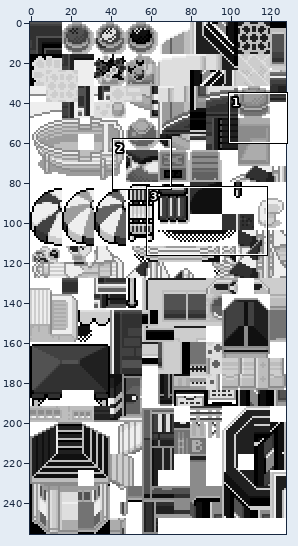
File history of a sprite sheet, data/tilesets/secondary/limani/tiles.png. Above, an overview of the earlier version with the close-up marked.
Close-up. Before:
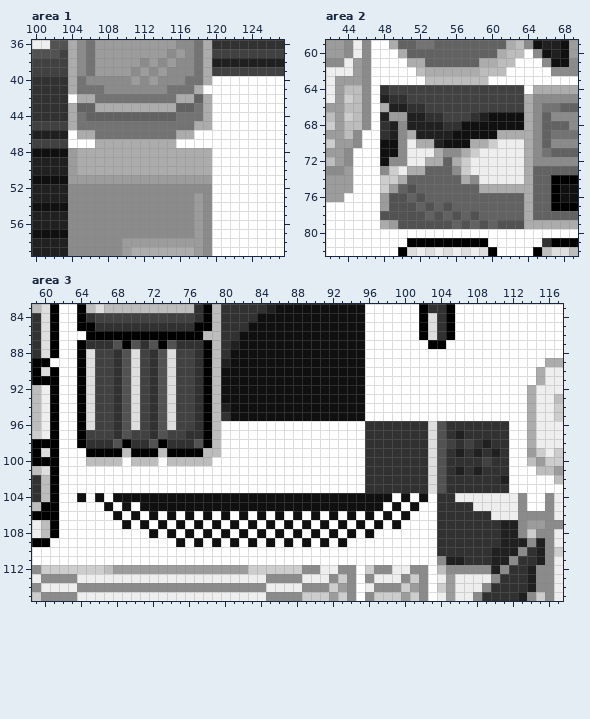
The file is 128x256 pixels. Shown: area 1: x 100..127, y 36..59; area 2: x 42..69, y 59..82; area 3: x 59..117, y 83..115.
And afterwards:
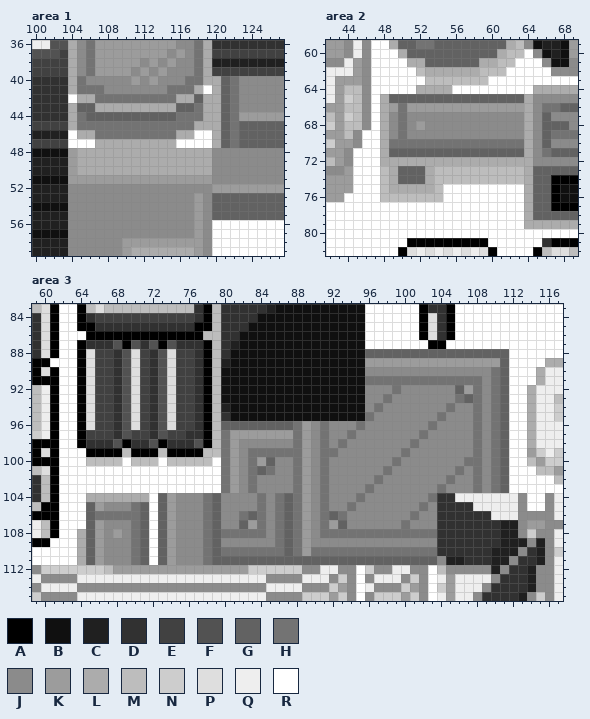
Palette (. is transparent): A #000000  B #101010  C #202020  D #313131  E #414141  F #525252  G #626262  H #737373  J #8b8b8b  K #9c9c9c  L #acacac  M #bdbdbd  N #cdcdcd  P #dedede  Q #eeeeee  R #ffffff
Diff:
Area 1:
y 40..43: x 120..127 RRRRRRRR -> LGHJJJJJ
y 44: x 120..127 RRRRRRRR -> LGHKKKKK
y 45..47: x 120..127 RRRRRRRR -> LGHGGGGG
y 48..51: x 120..127 RRRRRRRR -> JJJJJJJJ
y 52: x 120..127 RRRRRRRR -> KKKKKKKK
y 53..55: x 120..127 RRRRRRRR -> GGGGGGGG
Area 2:
y 64: x 48..63 DEEEEEEEEEEEEEEE -> RRRRLLLLRRRRRRRR
y 65: x 48..63 CDDEEEEEEEEEEEEE -> LGGGGGGGGGGGGGGG
y 66: x 49..63 CCDDEEEEEEEEEEE -> KHKKKKKKKKKKKKK
y 67: x 48..63 CKKCCDDEEEDCBBBB -> LJHJJJJJJJJJJJJJ
y 68: x 48..63 DCJCCCCDDBBBBBBB -> LJHJKJJJJJJJJJJJ
y 69: x 48..63 DCJLCCCCBBBBBLLL -> LJHJJJJJJJJJJJJJ
y 70: x 48..63 BBJQLLCBBBLLNQQQ -> LHHHHHHHHHHHHHHH
y 71: x 48..63 BBJQQQLJJLNQQQQQ -> LGGGGGGGGGGGGGGG
y 72: x 48..52 BJJQQ -> LLLLL; x 55 G -> L; x 57..63 NQQQQQQ -> LLLLLLL
y 73: x 48..63 JNQLLGGGJNQQQQQQ -> MLGGGLMMMMMMMMMM
y 74: x 48..50 NNL -> MLG; x 53..63 GGGGLJQQQQQ -> LMMMMMMMMMM
y 75: x 48..63 NKGFGGGGGGGLLLLL -> MLLLLLMRRRRRRRRR
y 76: x 48..63 KFFGFGGGGGGGGGGG -> MMMMMMMRRRRRRRRR
y 77: x 48..63 KFFFGFGFGGGGGGGG -> RRRRRRRRRRRRRRRR
y 78: x 48..63 FFFFFGFGFGFGGGGG -> RRRRRRRRRRRRRRRR
y 79: x 48..63 LKFFFFFFGFGFGFFF -> RRRRRRRRRRRRRRRR
Area 3:
y 88: x 96..111 RRRRRRRRRRRRRRRR -> GGGGGGGGGGGGGGGG
y 89: x 96..111 RRRRRRRRRRRRRRRR -> KKKKKKKKKKKKKKKG
y 90: x 96..111 RRRRRRRRRRRRRRRR -> JJJJJJJJJJJJJJHG
y 91: x 96..111 RRRRRRRRRRRRRRRR -> HHHHHHHHHHHHHJHG
y 92: x 96..111 RRRRRRRRRRRRRRRR -> JJJHJJJJJJGKHJHG
y 93: x 96..111 RRRRRRRRRRRRRRRR -> JJHJJJJJJJHGHJHG
y 94: x 96..111 RRRRRRRRRRRRRRRR -> JHJJJJJJJHJJHJHG
y 95: x 96..111 RRRRRRRRRRRRRRRR -> HJJJJJJJHJJJHJHG
y 96: x 80..111 RRRRRRRRRRRRRRRRDDDDDDDPFDDDDDDD -> GGGGGGGGHKJHJJJHJJJJJJJHJJJJHJHG
y 97: x 80..111 RRRRRRRRRRRRRRRRDDDDDDDPFDCDDDDD -> HKKKKKKKHKJHJJHJJJJJJJHJJJJJHJHG
y 98: x 80..111 RRRRRRRRRRRRRRRRDDDDDDDPFEDEDCDD -> HKJJJJJJHKJHJHJJJJJJJHJJJJJJHJHG
y 99: x 80..111 RRRRRRRRRRRRRRRRDDDDDDDPFDCDCDCD -> HKJHHHHHHKJHHJJJJJJJHJJJJJJJHJHG
y 100: x 80..111 RRRRRRRRRRRRRRRRDDDDDDDPFDDDDEDD -> HKJHKGJJHKJHJJJJJJJHJJJJJJJHHJHG
y 101: x 80..111 RRRRRRRRRRRRRRRRDDDDDDDPFDCDCDDD -> HKJHGHJJHKJHJJJJJJHJJJJJJJHJHJHG
y 102: x 80..111 RRRRRRRRRRRRRRRRDDDDDDDPFDDDDDDC -> HKJHJJJJHKJHJJJJJHJJJJJJJHJJHJHG
y 103: x 80..111 RRRRRRRRRRRRRRRRDDDDDDDPFDDDDDDD -> HKJHJJJJHKJHJJJJHJJJJJJJHJJJHJHG
y 104: x 64..103 BRBRBBBBBBBBBBBBBBBBBBBBBBBBBBBBBBBRBRBR -> RLLLLLLLRGKJJJHGJJJJHJHGHKJHJJJHJJJJJJJH
y 105: x 65..103 RRBRBRBBBBBBBBBBBBBBBBBBBBBBBBBBBRBRBRR -> GKJJJHGRGKJJJHGJJJJHJHGHKJHJJHJJJJJJJHJ
y 106: x 65..103 RRRBRBRBRBRBRBRBRBRBRBRBRBRBRBRBRBRBRRR -> GHHHHHGRGKJJJHGJJHGHJHGHKJHGHJJJJJJJHJJ
y 107: x 65..71 RRRRBRB -> GKJJJHG; x 73..103 BRBRBRBRBRBRBRBRBRBRBRBRBRBRRRR -> GKJJJHGJJGKHJHGHKJHKGJJJJJJHJJJ
y 108: x 64..103 RRRRRRRRBRBRBRBRBRBRBRBRBRBRBRBRBRRRRRRR -> LGKJKJHGRGKJJJHGHHHHHJHGHKJHHHHHHHHHHHHH
y 109: x 64..71 RRRRRRRR -> LGKJJJHG; x 73..103 RRBRBRBRBRBRBRBRBRBRBRRRRRRRRRR -> GKJJJHGJJJJJJHGHKJJJJJJJJJJJJJJ
y 110: x 64..71 RRRRRRRR -> LGKJJJHG; x 73..103 RRRRRRRRRRRRRRRRRRRRRRRRRRRRRRR -> GKJJJHGHHHHHHHGHKHHHHHHHHHHHHHH
y 111: x 64..71 RRRRRRRR -> LGKJJJHG; x 73..103 RRRRRRRRRRRRRRRRRRRRRRRRRRRRRRR -> GKJJJHGGGGGGGGGGGGGGGGGGGGGGGGG
Changed places in both close-ups, as pixel boxes (x1, y1, x2, y2):
changed: (212, 76, 284, 220)
changed: (380, 85, 524, 229)
changed: (77, 349, 509, 565)
